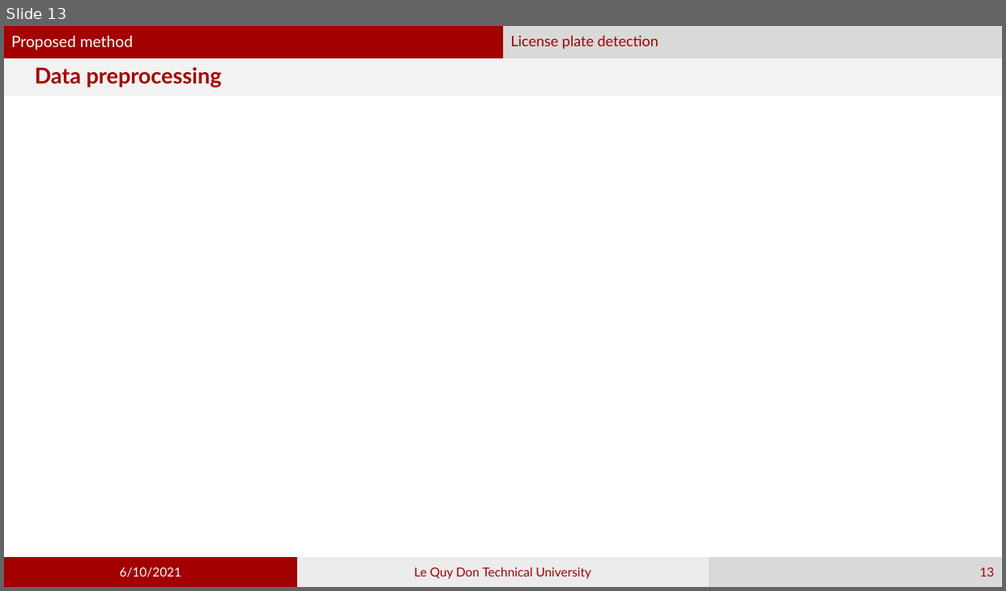
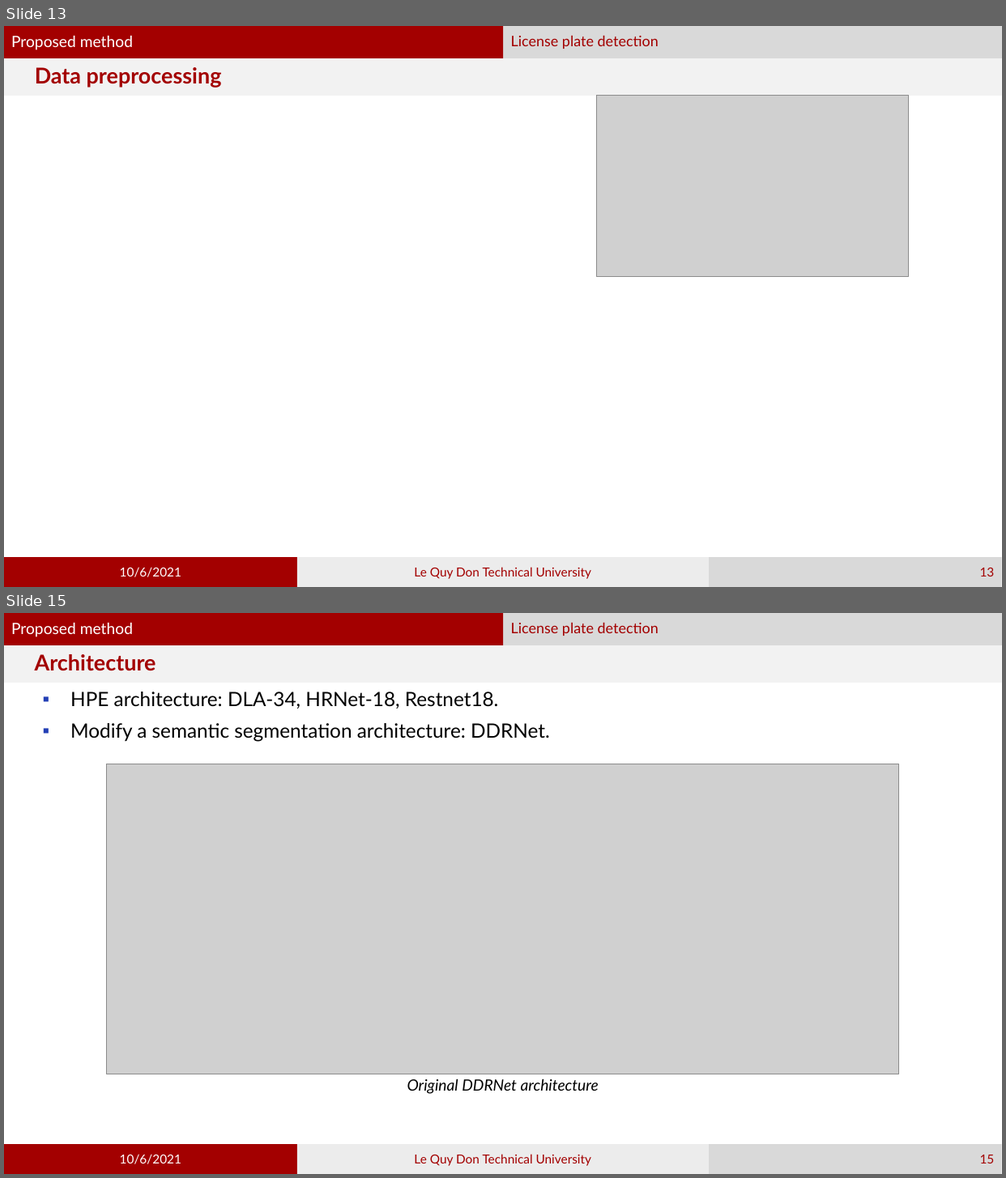
Before and after one commit to phamvandan/graduated-thesis-2021, a slide deck: my_template.pptx. Shown one above the other, each under a label of ours: slide 13 before the commit, slides 13 and 15 after it; the slides between them are not shown. The pictures are 1006x591 and 1006x1178 pixels, drawn with LibreOffice and Linux fonts; fonts in the diff are those of the drawing; grey boxes stand for pictures. Boxes give left, top, right and bottom in pixels: in the first picture for what was removed or moved away, otherwise in the second. Text is boxed around its words. In the diff, an @@ line names an element or a change of style, - is before the commit and + after.

```diff
--- a/my_template.pptx
+++ b/my_template.pptx
@@ slide 15 added at box(4, 613, 1002, 1174), background #FFFFFF; not listed: 2 template elements that a slide beside it also shows @@
@@ text added at box(4, 613, 503, 645), fill #A30000, 15 pt, text #FFFFFF @@
+Proposed method
@@ text added at box(503, 613, 1002, 645), fill #D9D9D9, 14 pt, text #A30000 @@
+License plate detection
@@ title added at box(4, 645, 1002, 683), fill #F2F2F2, 21 pt, text #A30000, bold @@
+Architecture
@@ text added at box(70, 692, 550, 742), 19 pt, text #000000 @@
+▪ HPE architecture: DLA-34, HRNet-18, Restnet18.
+▪ Modify a semantic segmentation architecture: DDRNet.
@@ picture added at box(107, 764, 898, 1075) @@
@@ text added at box(407, 1079, 599, 1094), 15 pt, text #000000, italic @@
+Original DDRNet architecture
@@ rectangle added at box(4, 1144, 297, 1174), fill #A30000, 12 pt, text #FFFFFF @@
+10/6/2021
@@ rectangle added at box(297, 1144, 710, 1174), fill #ECECEC, 12 pt, text #A30000 @@
+Le Quy Don Technical University
@@ page number added at box(710, 1144, 1002, 1174), fill #D9D9D9, 12 pt, text #A30000 @@
+15
@@ slide 13 changed as well @@
@@ picture added at box(597, 96, 909, 277) @@
@@ text in rectangle at box(120, 567, 181, 578): text changed @@
-6/10/2021
+10/6/2021
```
Also in this commit, not shown: 12 other slides changed, 4 other slides added.
